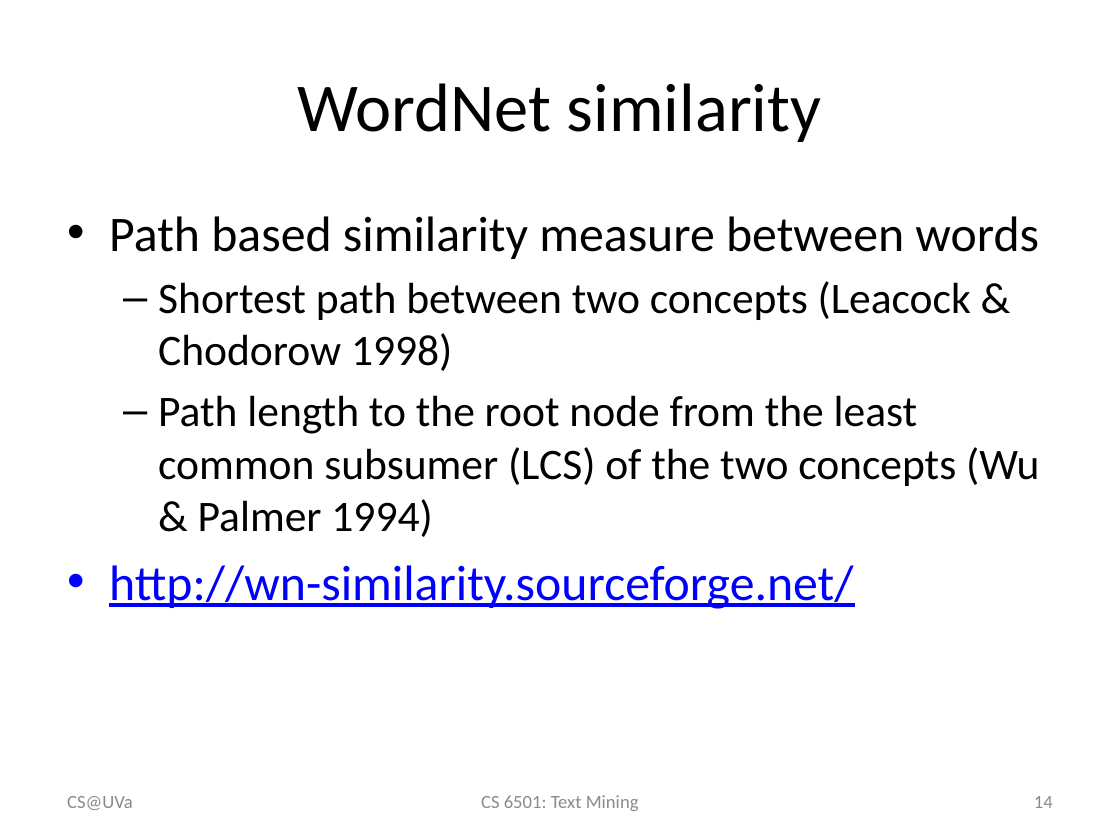
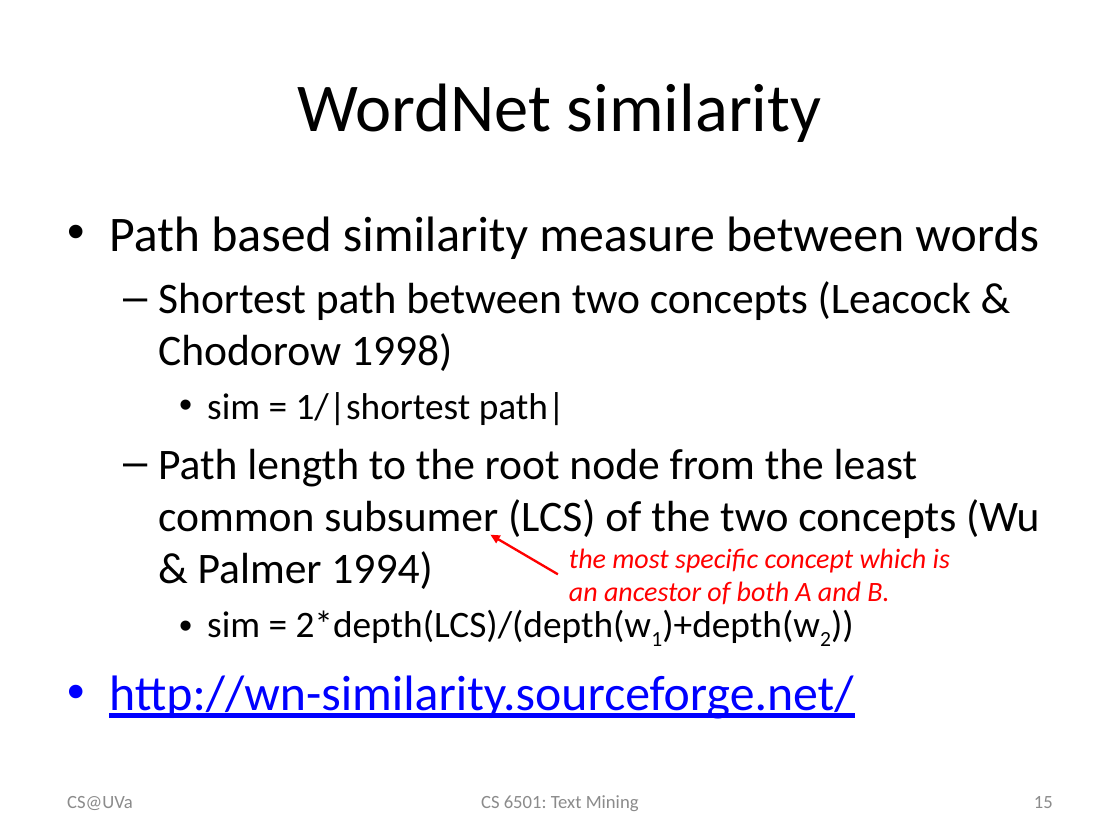
Before and after one commit to wang296/CS6501-Text-Mining, a slide deck: slide 15 of docs/LexicalSemanticsWordSenses.pptx (slide 14 before the commit). Drawn at 1120x840 pixels with LibreOffice and Linux fonts; fonts in the diff are those of the drawing. Boxes give left, top, right and bottom in pixels: in the first picture for what was removed or moved away, otherwise in the second. Text is boxed around its words. In the diff, an @@ line names an element or a change of style, - is before the commit and + after.

```diff
--- a/docs/LexicalSemanticsWordSenses.pptx
+++ b/docs/LexicalSemanticsWordSenses.pptx
@@ text at box(207, 392, 565, 425): paragraph added @@
+    • sim = 1/|shortest path|
@@ arrow added from (558, 575) to (491, 534), #FF0000 1.5 pt @@
@@ text added at box(569, 548, 950, 605), 18 pt, text #FF0000, italic @@
+the most specific concept which is an ancestor of both A and B.
@@ text at box(207, 610, 820, 643): paragraph added @@
+    • sim = 2*depth(LCS)/(depth(w1)+depth(w2))
@@ page number at box(1034, 796, 1053, 808): text changed @@
-14
+15
```
Also in this commit, not shown: 12 other slides changed, 8 slides added, 5 other files.
